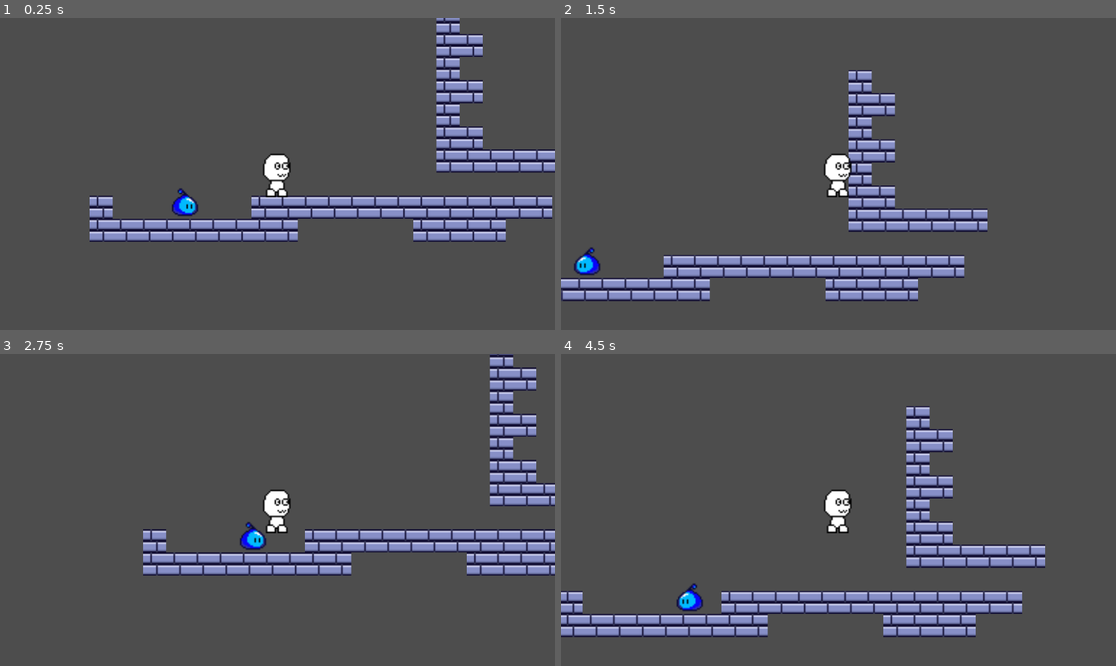
Above: before the commit, frames 1-4 (two rows, left to right).
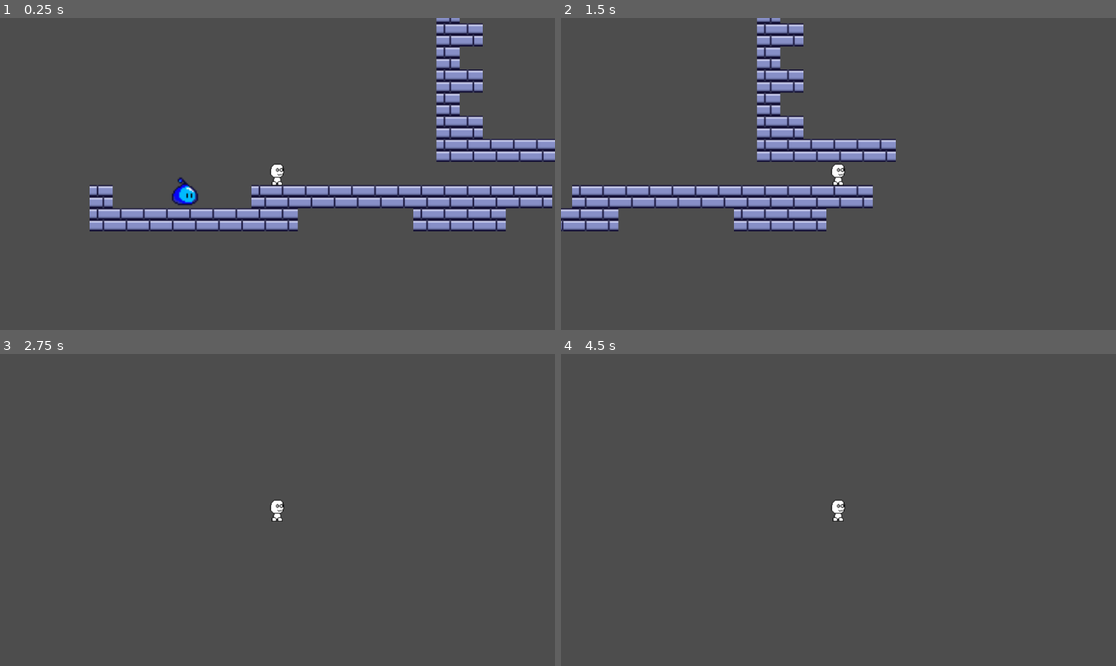
Above: after the commit, the same moments.

Repository: AND0MASTER/gamejam
Game: Godot game, scene res://Scenes/game.tscn
Same seed, same stepped clock (60 frames per second), same inputs: the game is played once before the commit and once after it. This scene is started directly instead of the project's main scene.
Inputs:
- Up to frame 1 (0.25 s): no input
- Up to frame 2 (1.5 s): hold D (move_right) from 0.53 s (still down); tap F (grow, bound only after the commit) at 0.6 s; tap W (jump) at 0.77, 0.8, 1.07, 1.35 s
- Up to frame 3 (2.75 s): tap W (jump) at 1.52, 1.82, 2.3 s; tap F (grow, bound only after the commit) at 1.55, 2.1 s; release D (move_right) at 2.03 s; hold A (move_left) from 2.03 s (still down)
- Up to frame 4 (4.5 s): release A (move_left) at 2.78 s; hold D (move_right) 2.78-4.28 s; tap F (grow, bound only after the commit) at 2.85, 4.35 s; tap W (jump) at 3.02, 3.32, 3.6, 3.77, 4.07 s; hold A (move_left) from 4.28 s (still down)

The runs differ from the first frame. In frame 1, 12% of the frame differs, in the area x 16-100%, y 0-72%; in frame 2, 21%, in the area x 0-77%, y 0-91%; in frame 3, 12%; in frame 4, 13%.

Commit message:
shrinking + growing

Diff:
--- a/Scenes/enemy.tscn
+++ b/Scenes/enemy.tscn
@@ -2,7 +2,7 @@
 
 [ext_resource type="Script" uid="uid://v755nlkwsbs5" path="res://Script/enemy.gd" id="1_afpow"]
 [ext_resource type="Texture2D" uid="uid://b3gmm8u7ufy2b" path="res://Assets/slime.png" id="1_hghv2"]
-[ext_resource type="PackedScene" uid="uid://dedp7gs35pv3v" path="res://Scenes/killzone.tscn" id="2_1f0kj"]
+[ext_resource type="PackedScene" uid="uid://bk60jl5jf8yif" path="res://Scenes/shrinkzone.tscn" id="3_afpow"]
 
 [sub_resource type="AtlasTexture" id="AtlasTexture_1f0kj"]
 atlas = ExtResource("1_hghv2")
@@ -29,11 +29,11 @@
 sprite_frames = SubResource("SpriteFrames_afpow")
 autoplay = "default"
 
-[node name="Killzone" parent="." instance=ExtResource("2_1f0kj")]
+[node name="shrinkzone" parent="." instance=ExtResource("3_afpow")]
 
-[node name="CollisionShape2D" type="CollisionShape2D" parent="Killzone"]
+[node name="CollisionShape2D" type="CollisionShape2D" parent="shrinkzone"]
 position = Vector2(-1, -1)
-shape = SubResource("CircleShape2D_afpow")
+shape = SubResource("CircleShape2D_287tu")
 
 [node name="RayCastRight" type="RayCast2D" parent="."]
 target_position = Vector2(12, 0)
--- a/Scenes/game.tscn
+++ b/Scenes/game.tscn
@@ -1,8 +1,9 @@
-[gd_scene load_steps=7 format=3 uid="uid://d35tfankmdvid"]
+[gd_scene load_steps=8 format=3 uid="uid://d35tfankmdvid"]
 
 [ext_resource type="PackedScene" uid="uid://vgfjb3roo1xx" path="res://Scenes/player.tscn" id="1_ebmjs"]
 [ext_resource type="Texture2D" uid="uid://buycd6cn8vue8" path="res://Assets/shrinkingFileSet.png" id="1_qxrlw"]
 [ext_resource type="PackedScene" uid="uid://b1euqaul874pa" path="res://Scenes/enemy.tscn" id="3_wrm1d"]
+[ext_resource type="PackedScene" uid="uid://bk60jl5jf8yif" path="res://Scenes/shrinkzone.tscn" id="4_3dryh"]
 
 [sub_resource type="TileSetAtlasSource" id="TileSetAtlasSource_wrm1d"]
 texture = ExtResource("1_qxrlw")
@@ -105,7 +106,8 @@
 physics_layer_0/collision_layer = 1
 sources/0 = SubResource("TileSetAtlasSource_wrm1d")
 
-[sub_resource type="WorldBoundaryShape2D" id="WorldBoundaryShape2D_qxrlw"]
+[sub_resource type="RectangleShape2D" id="RectangleShape2D_wowpa"]
+size = Vector2(39, 36)
 
 [node name="Game" type="Node2D"]
 
@@ -120,11 +122,11 @@
 [node name="Camera2D" type="Camera2D" parent="Player"]
 zoom = Vector2(3, 3)
 
-[node name="StaticBody2D" type="StaticBody2D" parent="."]
-position = Vector2(30, 4)
-
-[node name="CollisionShape2D" type="CollisionShape2D" parent="StaticBody2D"]
-shape = SubResource("WorldBoundaryShape2D_qxrlw")
-
 [node name="Enemy" parent="." instance=ExtResource("3_wrm1d")]
 position = Vector2(-76, -8)
+
+[node name="shrinkzone" parent="." instance=ExtResource("4_3dryh")]
+
+[node name="CollisionShape2D" type="CollisionShape2D" parent="shrinkzone"]
+position = Vector2(94.5, -34)
+shape = SubResource("RectangleShape2D_wowpa")
--- a/Scenes/shrinkzone.tscn
+++ b/Scenes/shrinkzone.tscn
@@ -3,6 +3,7 @@
 [ext_resource type="Script" uid="uid://bx72iujujcqgj" path="res://Script/shrinkzone.gd" id="1_b2cyf"]
 
 [node name="shrinkzone" type="Area2D"]
+collision_mask = 2
 script = ExtResource("1_b2cyf")
 
 [connection signal="area_shape_entered" from="." to="." method="_on_area_shape_entered"]
--- /dev/null
+++ b/Script/auto_loaded_script.gd
@@ -0,0 +1,6 @@
+extends Node
+
+var SIZE = 1
+
+func _process(delta: float) -> void:
+		SIZE = 0.5
--- a/Script/player.gd
+++ b/Script/player.gd
@@ -3,22 +3,22 @@
 
 const SPEED = 200.0
 const JUMP_VELOCITY = -400
-var SIZE = 1
 @onready var animated_sprite_2d: AnimatedSprite2D = $AnimatedSprite2D
 
-
-
+func _process(delta: float) -> void:
+	scale.x = AutoLoadedScript.SIZE
+	scale.y = AutoLoadedScript.SIZE
 
 func _physics_process(delta: float) -> void:
 	# Add the gravity.
 	if not is_on_floor():
 		velocity += get_gravity() * delta
-	scale.x = SIZE
-	scale.y = SIZE
+
 	# Handle jump.
 	if Input.is_action_just_pressed("jump") and is_on_floor():
-		velocity.y = JUMP_VELOCITY * SIZE
-
+		velocity.y = JUMP_VELOCITY * AutoLoadedScript.SIZE
+	if Input.is_action_just_pressed("grow") and is_on_floor():
+		AutoLoadedScript.SIZE = 1
 	# Get the input direction and handle the movement/deceleration.
 	# As good practice, you should replace UI actions with custom gameplay actions.
 	var direction := Input.get_axis("move_left", "move_right")
--- a/Script/shrinkzone.gd
+++ b/Script/shrinkzone.gd
@@ -1,7 +1,11 @@
 extends Area2D
 
-@onready var player: CharacterBody2D = $"."
 
 
-func _on_area_shape_entered(area_rid: RID, area: Area2D, area_shape_index: int, local_shape_index: int) -> void:
-	pass
+
+
+
+func _on_body_entered(body: Node2D) -> void:
+	print(AutoLoadedScript.SIZE)
+	AutoLoadedScript.SIZE -= 0.1
+	print(AutoLoadedScript.SIZE)
--- a/project.godot
+++ b/project.godot
@@ -14,6 +14,10 @@
 run/main_scene="uid://vgfjb3roo1xx"
 config/features=PackedStringArray("4.4", "GL Compatibility")
 config/icon="res://icon.svg"
+
+[autoload]
+
+AutoLoadedScript="*res://Script/auto_loaded_script.gd"
 
 [input]
 
@@ -37,6 +41,11 @@
 "events": [Object(InputEventKey,"resource_local_to_scene":false,"resource_name":"","device":-1,"window_id":0,"alt_press …(191 unchanged characters)…
 ]
 }
+grow={
+"deadzone": 0.2,
+"events": [Object(InputEventKey,"resource_local_to_scene":false,"resource_name":"","device":-1,"window_id":0,"alt_pressed":false,"shift_pressed":false,"ctrl_pressed":false,"meta_pressed":false,"pressed":false,"keycode":0,"physical_keycode":70,"key_label":0,"unicode":102,"location":0,"echo":false,"script":null)
+]
+}
 
 [rendering]
 
Not shown, added: Assets/kingAnimations.png.import
Not shown: 1 places in Scenes/enemy.tscn that only renumber resources
Not shown, added: Script/auto_loaded_script.gd.uid
Not shown, added: Sounds/Music1.mp3.import
